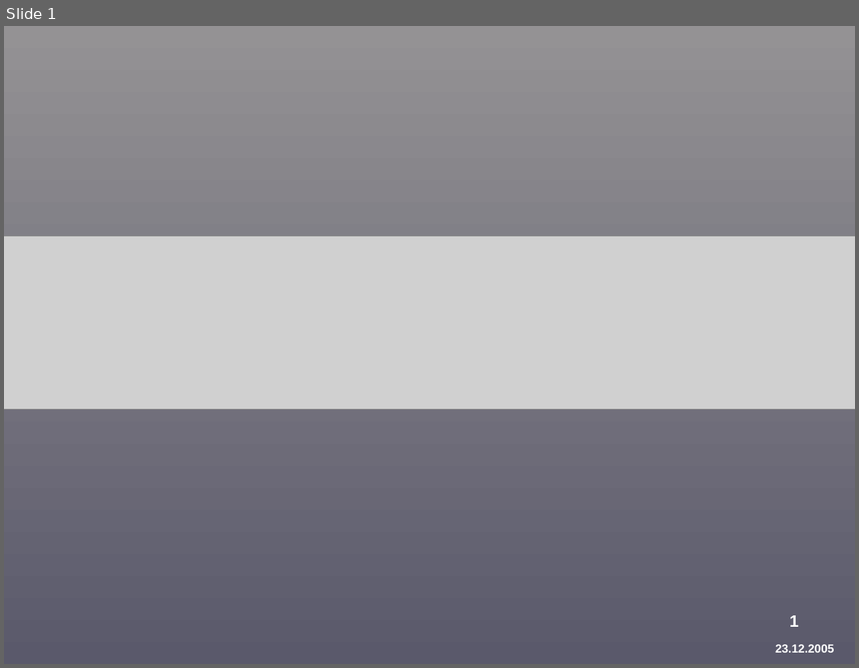
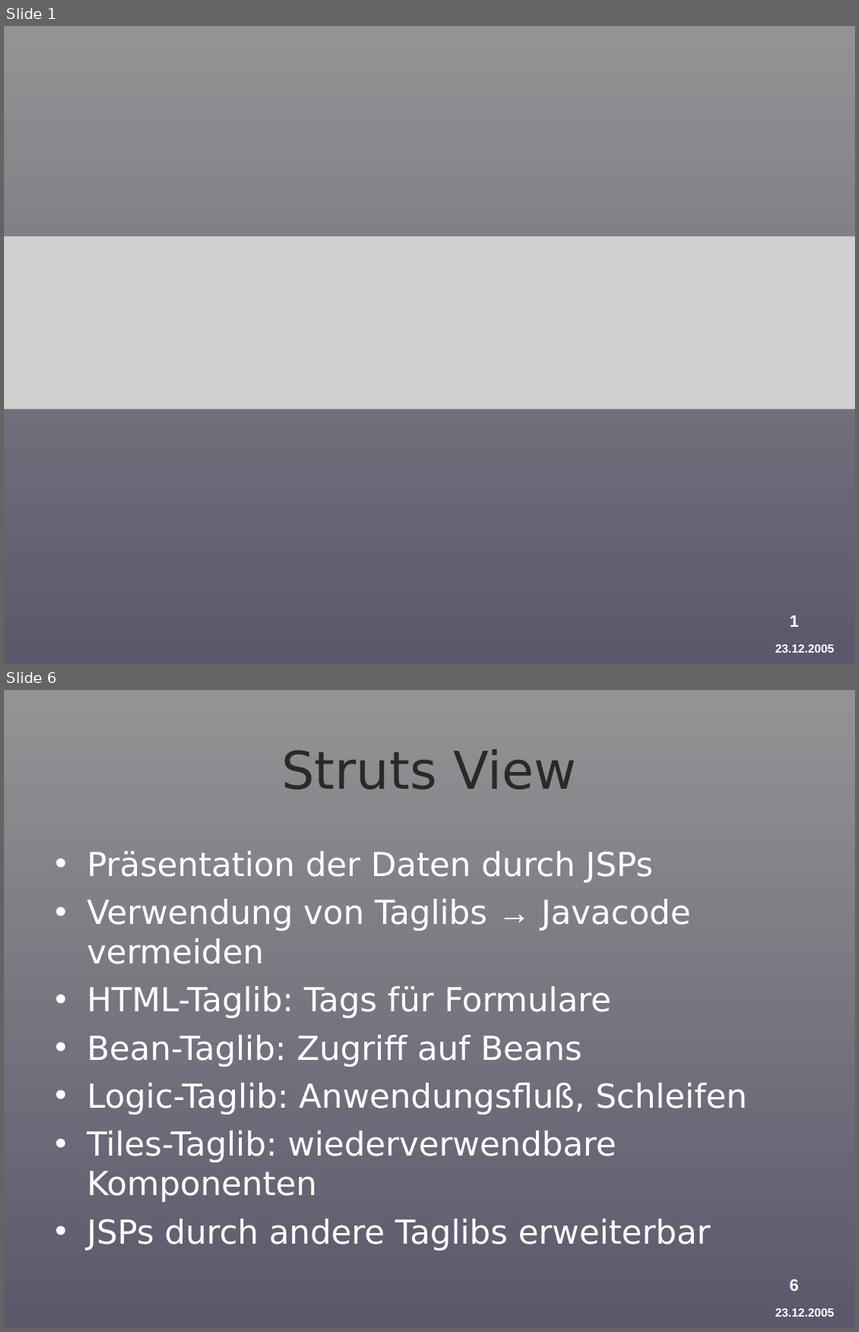
Before and after one commit to BackupTheBerlios/provirent-svn, a slide deck: docu/präsentation/Provirent-Vortrag-3-Forstner.ppt. Shown one above the other, each under a label of ours: slide 1 before the commit, slides 1 and 6 after it; the slides between them are not shown. The pictures are 859x668 and 859x1332 pixels, drawn with LibreOffice and Linux fonts; fonts in the diff are those of the drawing; grey boxes stand for pictures; background and template pictures are left out. Boxes give left, top, right and bottom in pixels: in the first picture for what was removed or moved away, otherwise in the second. Text is boxed around its words. In the diff, an @@ line names an element or a change of style, - is before the commit and + after.

```diff
--- a/docu/präsentation/Provirent-Vortrag-3-Forstner.ppt
+++ b/docu/präsentation/Provirent-Vortrag-3-Forstner.ppt
@@ slide 6 added at bbox=[4, 690, 855, 1328], background gradient #949294 to #5A596B; not listed: 2 template elements that a slide beside it also shows @@
@@ title added at bbox=[282, 749, 576, 790], 44 pt, text #292929 @@
+Struts View
@@ text added at bbox=[87, 851, 748, 1251], 28 pt, text #FFFFFF @@
+• Präsentation der Daten durch JSPs
+• Verwendung von Taglibs → Javacode vermeiden
+• HTML-Taglib: Tags für Formulare
+• Bean-Taglib: Zugriff auf Beans
+• Logic-Taglib: Anwendungsfluß, Schleifen
+• Tiles-Taglib: wiederverwendbare Komponenten
+• JSPs durch andere Taglibs erweiterbar
```
Also in this commit, not shown: 1 slide changed, 8 other slides added, 2 slides removed.
